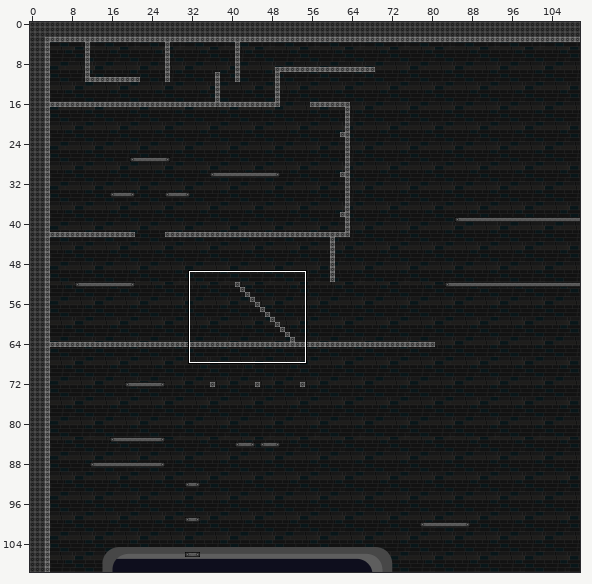
An edit to a level. Tiled map, graphics/arena.tmx. The picture above shows the old version from afar; the outline marks the close-up.
Close-up. The starting point:
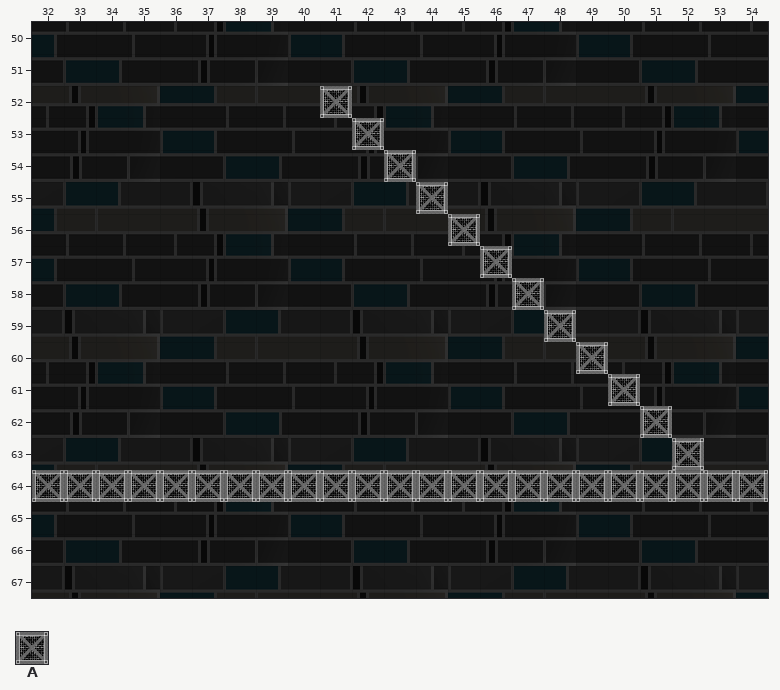
Cells are 32x32 px. Shown: x 32..54, y 50..67. The commit also changed other parts of the map, which this record leaves out.
Key: from "tileset-1": A 83.
_ is an empty cell.
Layers that did not change in this view are not listed.
Layer "Main" before, first column x 32:
50 _______________________
51 _______________________
52 _________A_____________
53 __________A____________
54 ___________A___________
55 ____________A__________
56 _____________A_________
57 ______________A________
58 _______________A_______
59 ________________A______
60 _________________A_____
61 __________________A____
62 ___________________A___
63 ____________________A__
64 AAAAAAAAAAAAAAAAAAAAAAA
65 _______________________
66 _______________________
67 _______________________
The same view after the edit:
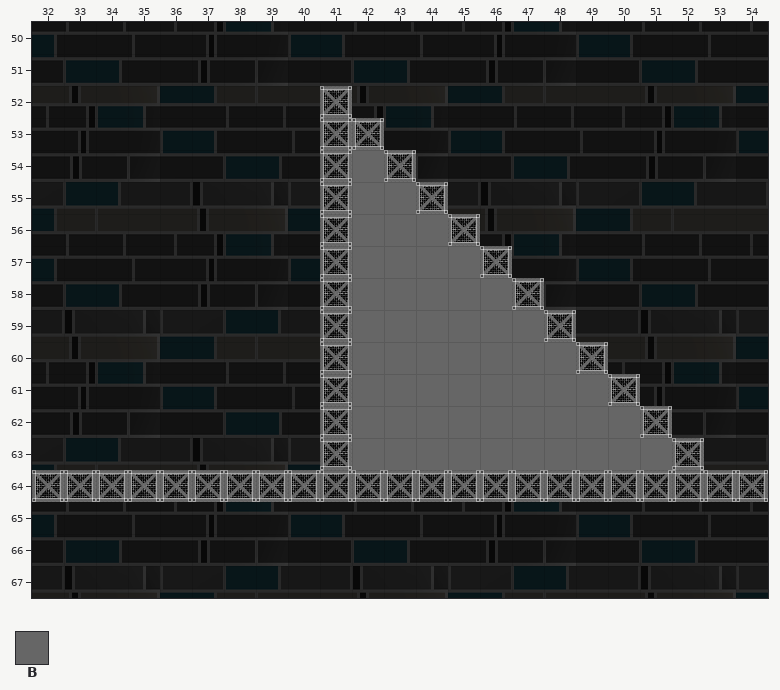
Further tiles: from "tileset-1": B 80.
Edits made:
Changed rows in their new state; . is an unchanged cell.
Layer "Main":
first column x 41:
53 A..........
54 AB.........
55 ABB........
56 ABBB.......
57 ABBBB......
58 ABBBBB.....
59 ABBBBBB....
60 ABBBBBBB...
61 ABBBBBBBB..
62 ABBBBBBBBB.
63 ABBBBBBBBBB
Where, in picture pixels (left, top, right, bottom), the same in both close-ups:
added: (320, 118, 672, 470)
